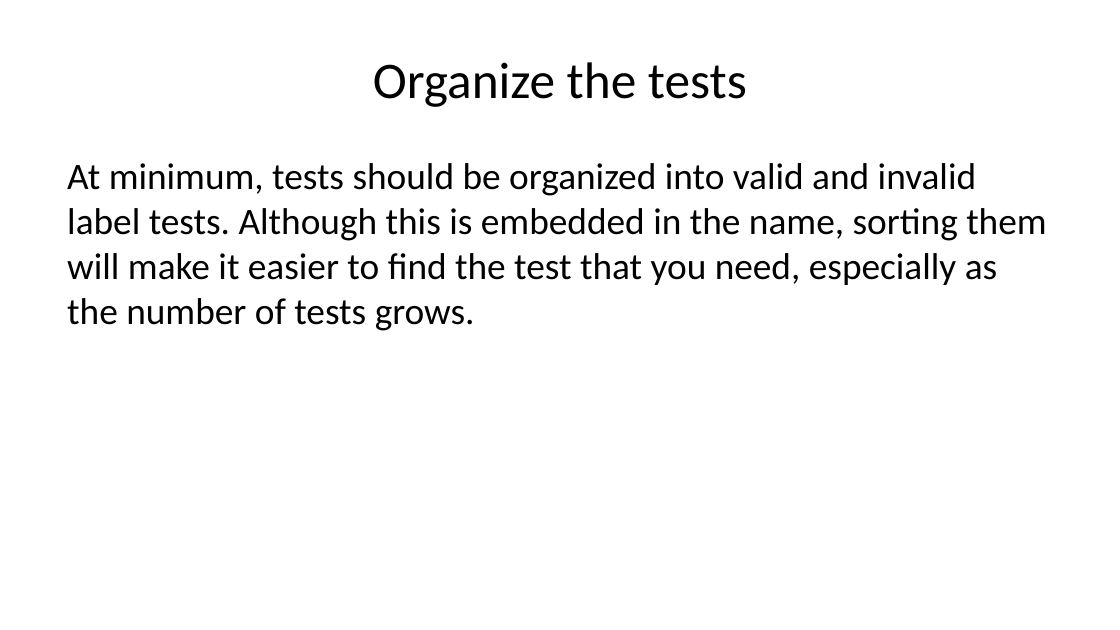
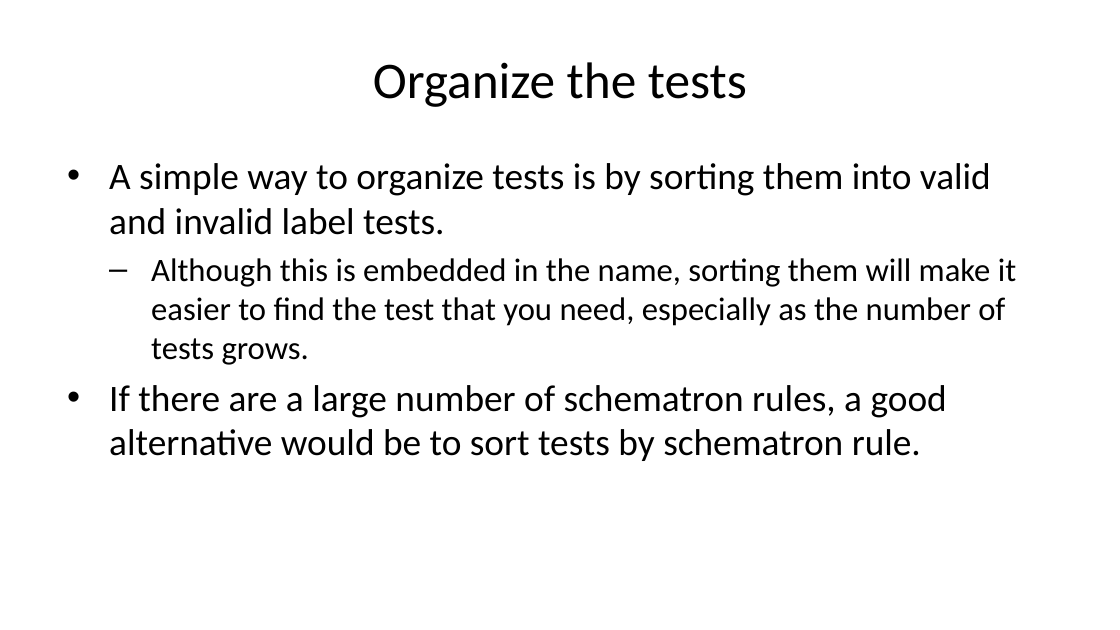
Before and after one commit to sbn-psi/dmsp, a slide deck: slide 22 of LDDTesting/stone-LDDTestingTechniques.pptx. Drawn at 1120x630 pixels with LibreOffice and Linux fonts; fonts in the diff are those of the drawing. Boxes give left, top, right and bottom in pixels: in the first picture for what was removed or moved away, otherwise in the second. Text is boxed around its words. In the diff, an @@ line names an element or a change of style, - is before the commit and + after.

Commit message:
Added more about minimum required tests, and test organization

```diff
--- a/LDDTesting/stone-LDDTestingTechniques.pptx
+++ b/LDDTesting/stone-LDDTestingTechniques.pptx
@@ text at [109,163,1016,461]: text changed @@
-At minimum, tests should be organized into valid and invalid label tests. Although this is embedded in the name, sorting them will make it easier to find the test that you need, especially as the number of tests grows.
+• A simple way to organize tests is by sorting them into valid and invalid label tests.
+  – Although this is embedded in the name, sorting them will make it easier to find the test that you need, especially as the number of tests grows.
+• If there are a large number of schematron rules, a good alternative would be to sort tests by schematron rule.
```
Also in this commit, not shown: 1 other slide changed, 2 other files.
